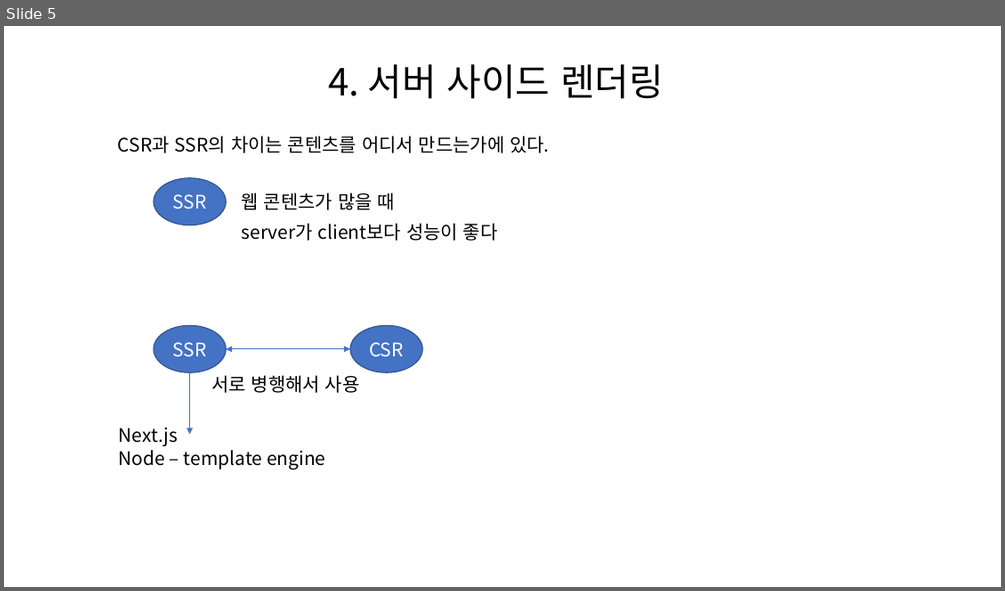
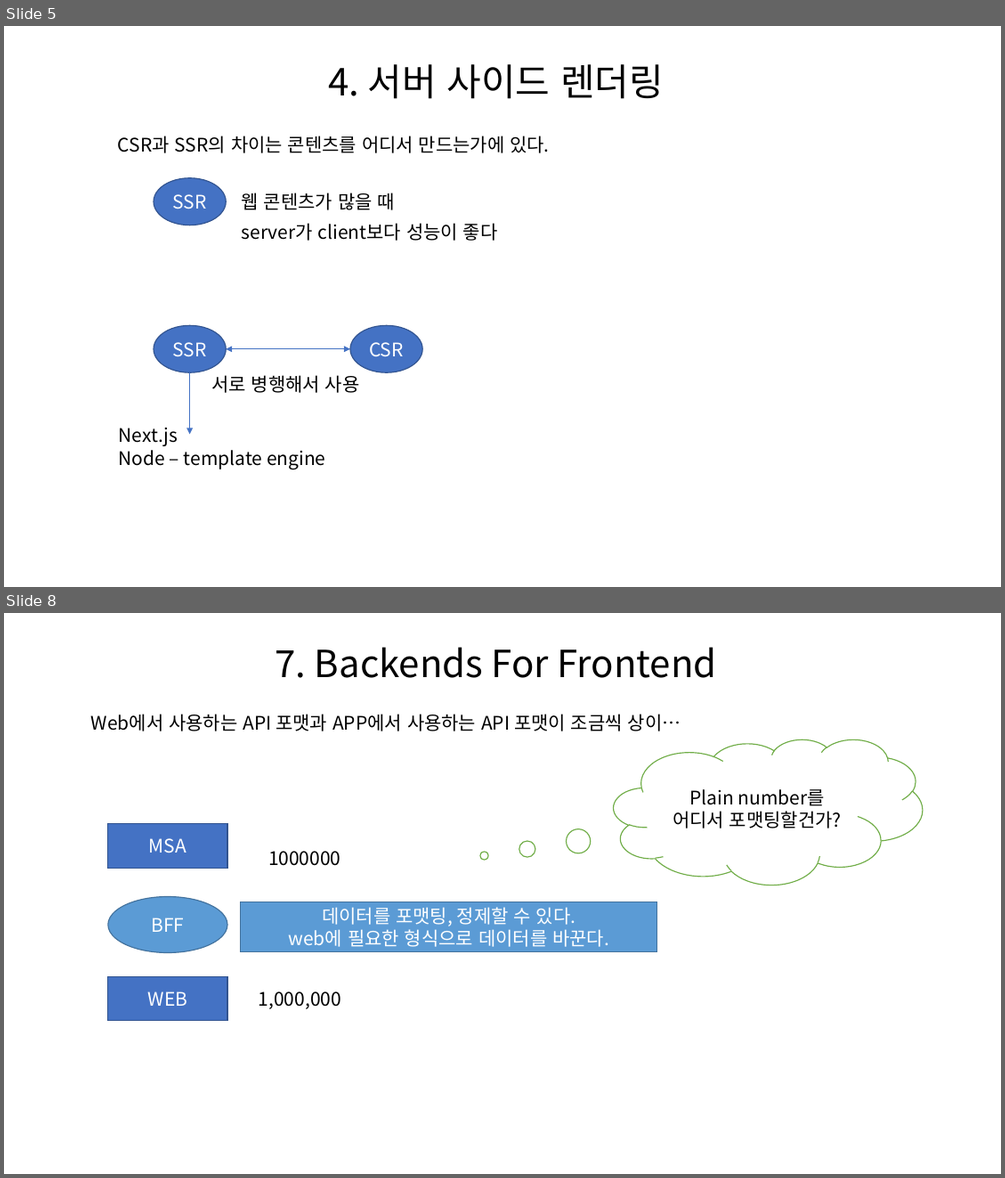
Before and after one commit to Jiwoncoding/Front, a slide deck: TheRED조은강의.pptx. Shown one above the other, each under a label of ours: slide 5 before the commit, slides 5 and 8 after it; the slides between them are not shown. The pictures are 1005x591 and 1005x1178 pixels, drawn with LibreOffice and Linux fonts; fonts in the diff are those of the drawing. Boxes give left, top, right and bottom in pixels: in the first picture for what was removed or moved away, otherwise in the second. Text is boxed around its words. In the diff, an @@ line names an element or a change of style, - is before the commit and + after.

```diff
--- a/TheRED조은강의.pptx
+++ b/TheRED조은강의.pptx
@@ slide 8 added at (4,613,1001,1174), background #FFFFFF @@
@@ title added at (275,647,717,678), 36 pt, text #000000 @@
+7. Backends For Frontend
@@ text added at (91,714,681,731), 18 pt, text #000000 @@
+Web에서 사용하는 API 포맷과 APP에서 사용하는 API 포맷이 조금씩 상이…
@@ thought cloud added at (614,739,922,884), fill #FFFFFF, outline #70AD47 1 pt, 18 pt, text #000000 @@
+Plain number를 어디서 포맷팅할건가?
@@ rectangle added at (108,824,227,868), fill #4472C4, outline #325491 1 pt, 18 pt, text #FFFFFF @@
+MSA
@@ text added at (268,851,341,866), 18 pt, text #000000 @@
+1000000
@@ ellipse added at (108,896,227,952), fill #5B9BD5, outline #43739E 1 pt, 18 pt, text #FFFFFF @@
+BFF
@@ rectangle added at (241,902,657,952), fill #5B9BD5, outline #43739E 1 pt, 18 pt, text #FFFFFF @@
+데이터를 포맷팅, 정제할 수 있다.
+web에 필요한 형식으로 데이터를 바꾼다.
@@ rectangle added at (108,976,227,1021), fill #4472C4, outline #325491 1 pt, 18 pt, text #FFFFFF @@
+WEB
@@ text added at (259,991,341,1009), 18 pt, text #000000 @@
+1,000,000
```
Also in this commit, not shown: 3 other slides added, 1 slide removed.
